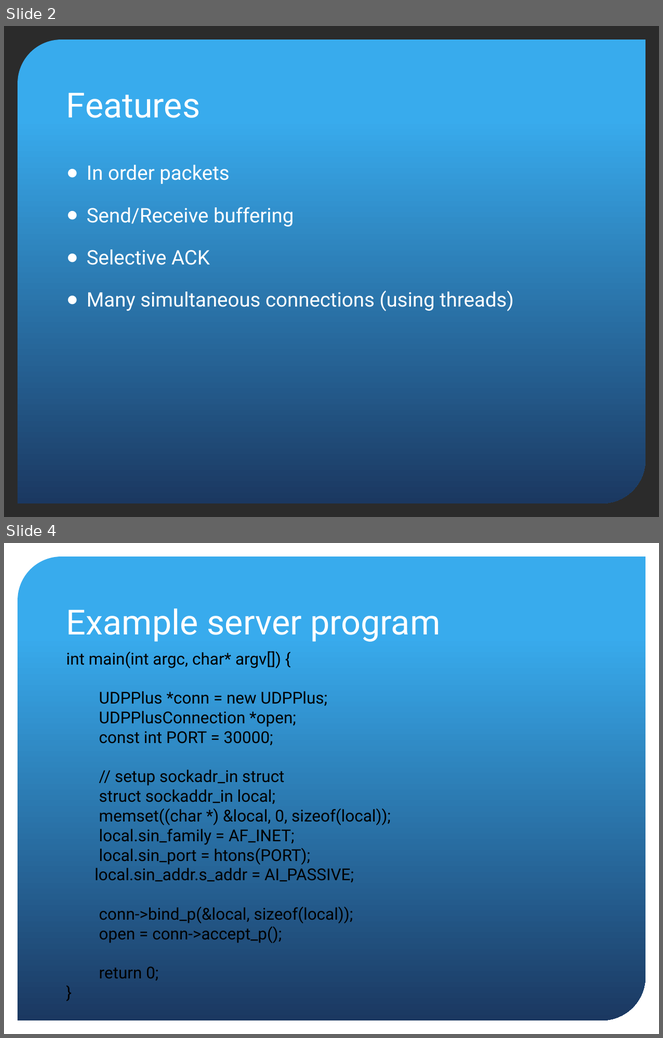
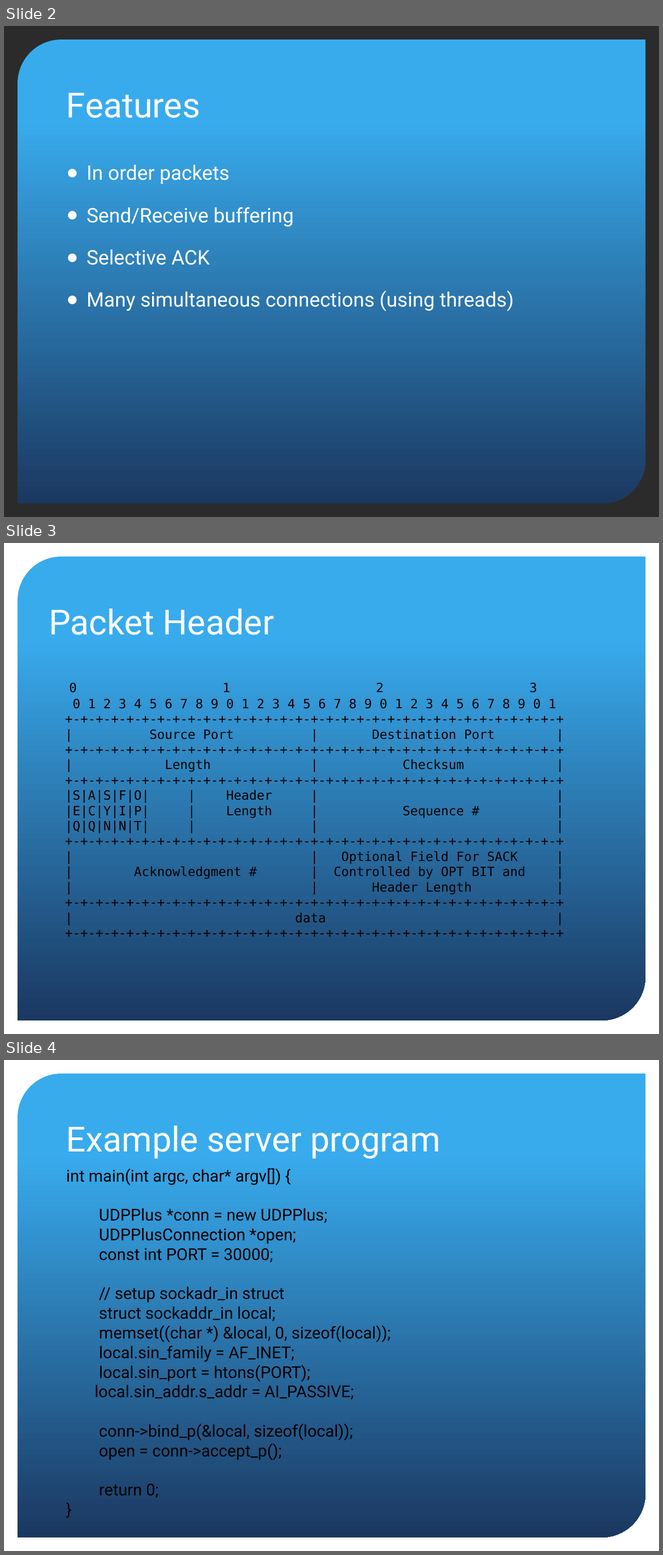
Before and after one commit to asadpanda/UDP-, a slide deck: Presentation.pptx. Shown one above the other, each under a label of ours: slides 2 and 4 before the commit, slides 2, 3 and 4 after it; the slides between them are not shown. The pictures are 663x1038 and 663x1555 pixels, drawn with LibreOffice and Linux fonts; fonts in the diff are those of the drawing; background and template pictures are left out; a plain dark background stands for a picture behind light text. Boxes give left, top, right and bottom in pixels: in the first picture for what was removed or moved away, otherwise in the second. Text is boxed around its words. In the diff, an @@ line names an element or a change of style, - is before the commit and + after.

```diff
--- a/Presentation.pptx
+++ b/Presentation.pptx
@@ slide 3 added at <box>4,543,659,1034</box>, background picture (left out); not listed: 1 template element that a slide beside it also shows @@
@@ title added at <box>49,609,274,635</box>, 38 pt, text #FFFFFF @@
+Packet Header
@@ text added at <box>65,683,556,923</box>, 14 pt, text #000000 @@
+0 1 2 3
+0 1 2 3 4 5 6 7 8 9 0 1 2 3 4 5 6 7 8 9 0 1 2 3 4 5 6 7 8 9 0 1
++-+-+-+-+-+-+-+-+-+-+-+-+-+-+-+-+-+-+-+-+-+-+-+-+-+-+-+-+-+-+-+-+
+| Source Port | Destination Port |
++-+-+-+-+-+-+-+-+-+-+-+-+-+-+-+-+-+-+-+-+-+-+-+-+-+-+-+-+-+-+-+-+
+| Length | Checksum |
++-+-+-+-+-+-+-+-+-+-+-+-+-+-+-+-+-+-+-+-+-+-+-+-+-+-+-+-+-+-+-+-+
+|S|A|S|F|O| | Header | |
+|E|C|Y|I|P| | Length | Sequence # |
+|Q|Q|N|N|T| | | |
++-+-+-+-+-+-+-+-+-+-+-+-+-+-+-+-+-+-+-+-+-+-+-+-+-+-+-+-+-+-+-+-+
+| | Optional Field For SACK |
+| Acknowledgment # | Controlled by OPT BIT and |
+| | Header Length |
++-+-+-+-+-+-+-+-+-+-+-+-+-+-+-+-+-+-+-+-+-+-+-+-+-+-+-+-+-+-+-+-+
+| data |
++-+-+-+-+-+-+-+-+-+-+-+-+-+-+-+-+-+-+-+-+-+-+-+-+-+-+-+-+-+-+-+-+
```
Also in this commit, not shown: 1 slide removed, 1 other file.
